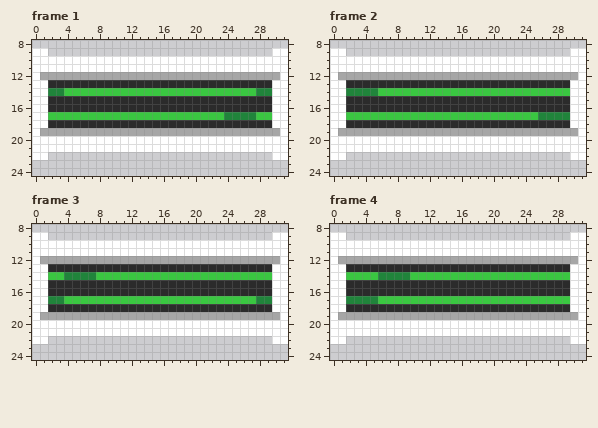
A pixel-art file gets an edit: Godot Wild-jam 68/Graphics/sections/Seperator/section_seperator.aseprite. That is the earlier state.
32x32 pixels, 14 frames. Shown: frame 1: x 0..31, y 8..24; frame 2: x 0..31, y 8..24; frame 3: x 0..31, y 8..24; frame 4: x 0..31, y 8..24. The commit also changed other frames, which this record leaves out.
New version:
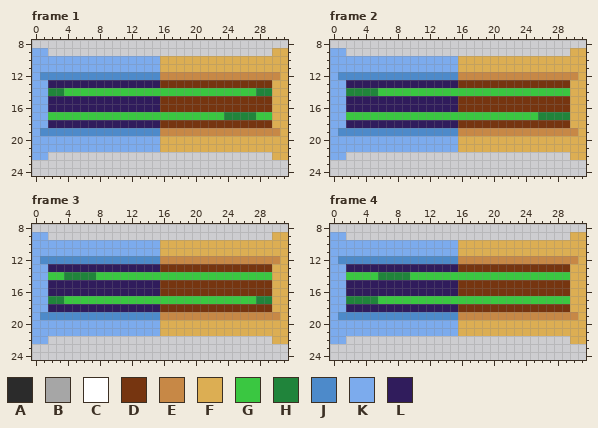
Palette (. is transparent): A #2b2b2b  B #a6a6a6  C #ffffff  D #763510  E #c78846  F #dcae53  G #3ac741  H #20843b  J #4d8aca  K #7cabed  L #301c5c
Difference:
--- frame 1
@@ x 0..31 @@
  8 ................................
- 9 CC............................CC
-10 CCCCCCCCCCCCCCCCCCCCCCCCCCCCCCCC
-11 CCCCCCCCCCCCCCCCCCCCCCCCCCCCCCCC
-12 CBBBBBBBBBBBBBBBBBBBBBBBBBBBBBBC
-13 CCAAAAAAAAAAAAAAAAAAAAAAAAAAAACC
-14 CCHHGGGGGGGGGGGGGGGGGGGGGGGGHHCC
-15 CCAAAAAAAAAAAAAAAAAAAAAAAAAAAACC
-16 CCAAAAAAAAAAAAAAAAAAAAAAAAAAAACC
-17 CCGGGGGGGGGGGGGGGGGGGGGGHHHHGGCC
-18 CCAAAAAAAAAAAAAAAAAAAAAAAAAAAACC
-19 CBBBBBBBBBBBBBBBBBBBBBBBBBBBBBBC
-20 CCCCCCCCCCCCCCCCCCCCCCCCCCCCCCCC
-21 CCCCCCCCCCCCCCCCCCCCCCCCCCCCCCCC
-22 CC............................CC
+ 9 KK............................FF
+10 KKKKKKKKKKKKKKKKFFFFFFFFFFFFFFFF
+11 KKKKKKKKKKKKKKKKFFFFFFFFFFFFFFFF
+12 KJJJJJJJJJJJJJJJEEEEEEEEEEEEEEEF
+13 KKLLLLLLLLLLLLLLDDDDDDDDDDDDDDFF
+14 KKHHGGGGGGGGGGGGGGGGGGGGGGGGHHFF
+15 KKLLLLLLLLLLLLLLDDDDDDDDDDDDDDFF
+16 KKLLLLLLLLLLLLLLDDDDDDDDDDDDDDFF
+17 KKGGGGGGGGGGGGGGGGGGGGGGHHHHGGFF
+18 KKLLLLLLLLLLLLLLDDDDDDDDDDDDDDFF
+19 KJJJJJJJJJJJJJJJEEEEEEEEEEEEEEEF
+20 KKKKKKKKKKKKKKKKFFFFFFFFFFFFFFFF
+21 KKKKKKKKKKKKKKKKFFFFFFFFFFFFFFFF
+22 KK............................FF
 23 ................................
--- frame 2
@@ x 0..31 @@
  8 ................................
- 9 CC............................CC
-10 CCCCCCCCCCCCCCCCCCCCCCCCCCCCCCCC
-11 CCCCCCCCCCCCCCCCCCCCCCCCCCCCCCCC
-12 CBBBBBBBBBBBBBBBBBBBBBBBBBBBBBBC
-13 CCAAAAAAAAAAAAAAAAAAAAAAAAAAAACC
-14 CCHHHHGGGGGGGGGGGGGGGGGGGGGGGGCC
-15 CCAAAAAAAAAAAAAAAAAAAAAAAAAAAACC
-16 CCAAAAAAAAAAAAAAAAAAAAAAAAAAAACC
-17 CCGGGGGGGGGGGGGGGGGGGGGGGGHHHHCC
-18 CCAAAAAAAAAAAAAAAAAAAAAAAAAAAACC
-19 CBBBBBBBBBBBBBBBBBBBBBBBBBBBBBBC
-20 CCCCCCCCCCCCCCCCCCCCCCCCCCCCCCCC
-21 CCCCCCCCCCCCCCCCCCCCCCCCCCCCCCCC
-22 CC............................CC
+ 9 KK............................FF
+10 KKKKKKKKKKKKKKKKFFFFFFFFFFFFFFFF
+11 KKKKKKKKKKKKKKKKFFFFFFFFFFFFFFFF
+12 KJJJJJJJJJJJJJJJEEEEEEEEEEEEEEEF
+13 KKLLLLLLLLLLLLLLDDDDDDDDDDDDDDFF
+14 KKHHHHGGGGGGGGGGGGGGGGGGGGGGGGFF
+15 KKLLLLLLLLLLLLLLDDDDDDDDDDDDDDFF
+16 KKLLLLLLLLLLLLLLDDDDDDDDDDDDDDFF
+17 KKGGGGGGGGGGGGGGGGGGGGGGGGHHHHFF
+18 KKLLLLLLLLLLLLLLDDDDDDDDDDDDDDFF
+19 KJJJJJJJJJJJJJJJEEEEEEEEEEEEEEEF
+20 KKKKKKKKKKKKKKKKFFFFFFFFFFFFFFFF
+21 KKKKKKKKKKKKKKKKFFFFFFFFFFFFFFFF
+22 KK............................FF
 23 ................................
--- frame 3
@@ x 0..31 @@
  8 ................................
- 9 CC............................CC
-10 CCCCCCCCCCCCCCCCCCCCCCCCCCCCCCCC
-11 CCCCCCCCCCCCCCCCCCCCCCCCCCCCCCCC
-12 CBBBBBBBBBBBBBBBBBBBBBBBBBBBBBBC
-13 CCAAAAAAAAAAAAAAAAAAAAAAAAAAAACC
-14 CCGGHHHHGGGGGGGGGGGGGGGGGGGGGGCC
-15 CCAAAAAAAAAAAAAAAAAAAAAAAAAAAACC
-16 CCAAAAAAAAAAAAAAAAAAAAAAAAAAAACC
-17 CCHHGGGGGGGGGGGGGGGGGGGGGGGGHHCC
-18 CCAAAAAAAAAAAAAAAAAAAAAAAAAAAACC
-19 CBBBBBBBBBBBBBBBBBBBBBBBBBBBBBBC
-20 CCCCCCCCCCCCCCCCCCCCCCCCCCCCCCCC
-21 CCCCCCCCCCCCCCCCCCCCCCCCCCCCCCCC
-22 CC............................CC
+ 9 KK............................FF
+10 KKKKKKKKKKKKKKKKFFFFFFFFFFFFFFFF
+11 KKKKKKKKKKKKKKKKFFFFFFFFFFFFFFFF
+12 KJJJJJJJJJJJJJJJEEEEEEEEEEEEEEEF
+13 KKLLLLLLLLLLLLLLDDDDDDDDDDDDDDFF
+14 KKGGHHHHGGGGGGGGGGGGGGGGGGGGGGFF
+15 KKLLLLLLLLLLLLLLDDDDDDDDDDDDDDFF
+16 KKLLLLLLLLLLLLLLDDDDDDDDDDDDDDFF
+17 KKHHGGGGGGGGGGGGGGGGGGGGGGGGHHFF
+18 KKLLLLLLLLLLLLLLDDDDDDDDDDDDDDFF
+19 KJJJJJJJJJJJJJJJEEEEEEEEEEEEEEEF
+20 KKKKKKKKKKKKKKKKFFFFFFFFFFFFFFFF
+21 KKKKKKKKKKKKKKKKFFFFFFFFFFFFFFFF
+22 KK............................FF
 23 ................................
--- frame 4
@@ x 0..31 @@
  8 ................................
- 9 CC............................CC
-10 CCCCCCCCCCCCCCCCCCCCCCCCCCCCCCCC
-11 CCCCCCCCCCCCCCCCCCCCCCCCCCCCCCCC
-12 CBBBBBBBBBBBBBBBBBBBBBBBBBBBBBBC
-13 CCAAAAAAAAAAAAAAAAAAAAAAAAAAAACC
-14 CCGGGGHHHHGGGGGGGGGGGGGGGGGGGGCC
-15 CCAAAAAAAAAAAAAAAAAAAAAAAAAAAACC
-16 CCAAAAAAAAAAAAAAAAAAAAAAAAAAAACC
-17 CCHHHHGGGGGGGGGGGGGGGGGGGGGGGGCC
-18 CCAAAAAAAAAAAAAAAAAAAAAAAAAAAACC
-19 CBBBBBBBBBBBBBBBBBBBBBBBBBBBBBBC
-20 CCCCCCCCCCCCCCCCCCCCCCCCCCCCCCCC
-21 CCCCCCCCCCCCCCCCCCCCCCCCCCCCCCCC
-22 CC............................CC
+ 9 KK............................FF
+10 KKKKKKKKKKKKKKKKFFFFFFFFFFFFFFFF
+11 KKKKKKKKKKKKKKKKFFFFFFFFFFFFFFFF
+12 KJJJJJJJJJJJJJJJEEEEEEEEEEEEEEEF
+13 KKLLLLLLLLLLLLLLDDDDDDDDDDDDDDFF
+14 KKGGGGHHHHGGGGGGGGGGGGGGGGGGGGFF
+15 KKLLLLLLLLLLLLLLDDDDDDDDDDDDDDFF
+16 KKLLLLLLLLLLLLLLDDDDDDDDDDDDDDFF
+17 KKHHHHGGGGGGGGGGGGGGGGGGGGGGGGFF
+18 KKLLLLLLLLLLLLLLDDDDDDDDDDDDDDFF
+19 KJJJJJJJJJJJJJJJEEEEEEEEEEEEEEEF
+20 KKKKKKKKKKKKKKKKFFFFFFFFFFFFFFFF
+21 KKKKKKKKKKKKKKKKFFFFFFFFFFFFFFFF
+22 KK............................FF
 23 ................................
Where, in picture pixels (left, top, right, bottom), the same in both pictures:
changed: (32, 48, 288, 160)
changed: (330, 48, 586, 160)
changed: (32, 232, 288, 344)
changed: (330, 232, 586, 344)
